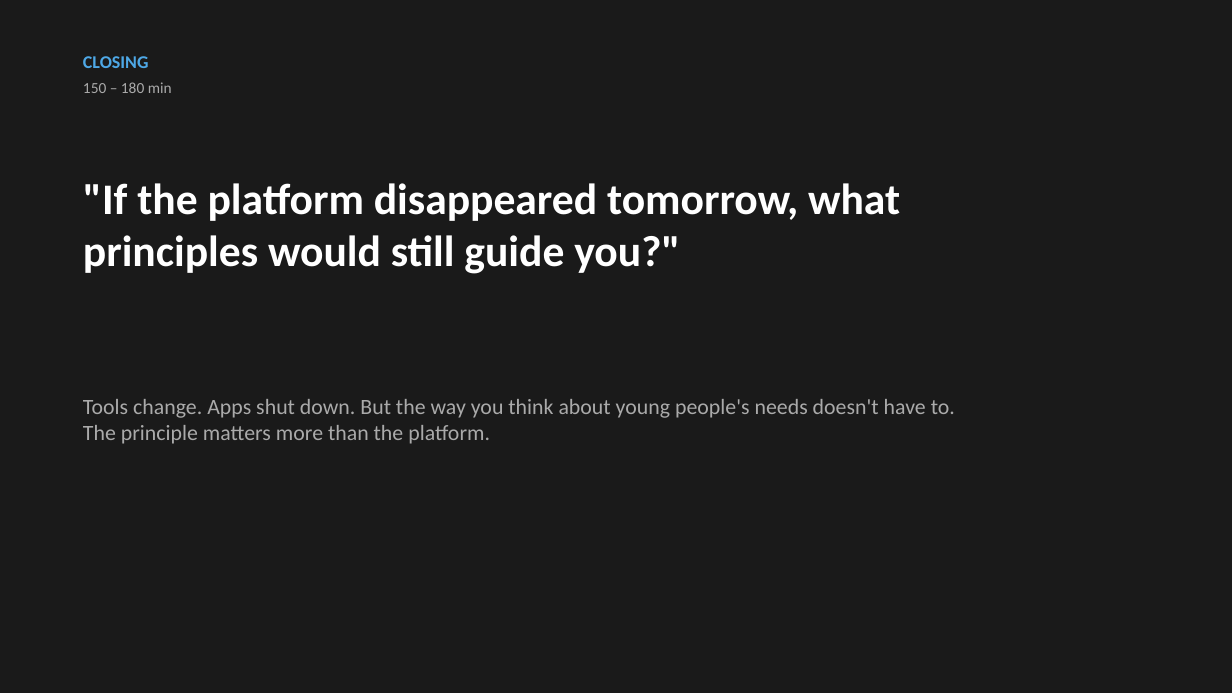
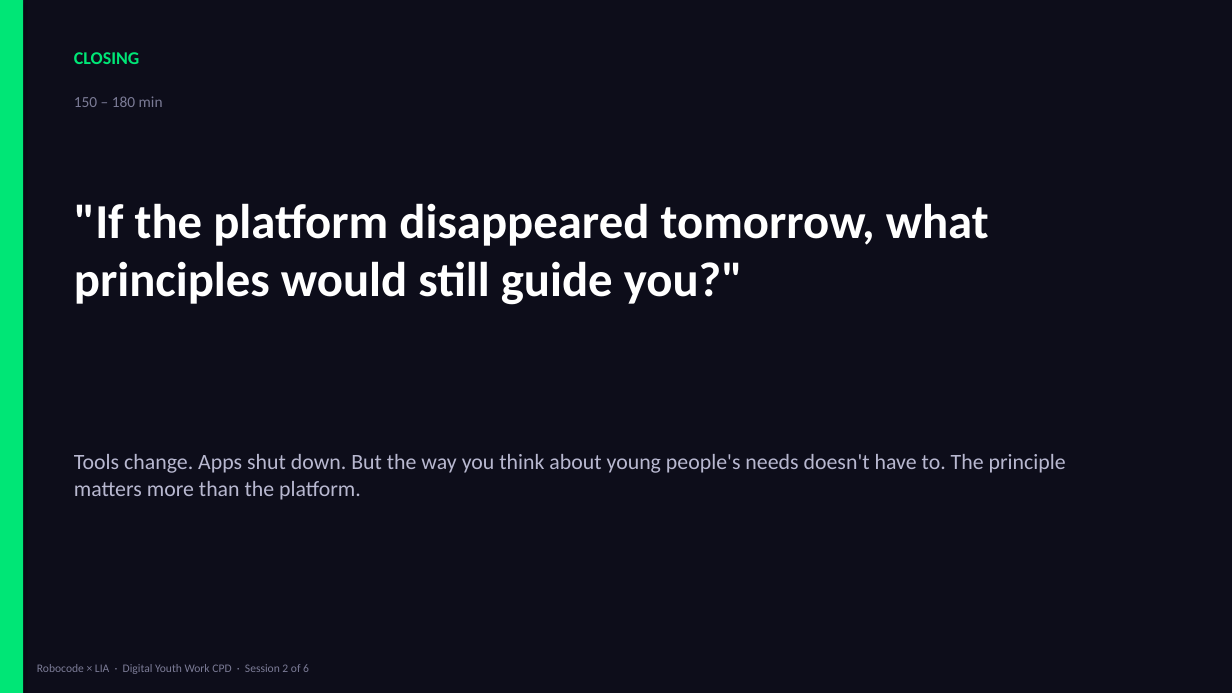
Before and after one commit to bh1ff/cpd-v2, a slide deck: slide 27 of assets/downloads/Session-2-Your-Values-Under-Pressure.pptx (slide 14 before the commit). Drawn at 1232x693 pixels with LibreOffice and Linux fonts; fonts in the diff are those of the drawing. Boxes give left, top, right and bottom in pixels: in the first picture for what was removed or moved away, otherwise in the second. Text is boxed around its words. In the diff, an @@ line names an element or a change of style, - is before the commit and + after.

```diff
--- a/assets/downloads/Session-2-Your-Values-Under-Pressure.pptx
+++ b/assets/downloads/Session-2-Your-Values-Under-Pressure.pptx
@@ background #1A1A1A to #0D0D1A @@
@@ rectangle added at [0,0,23,693], fill #00E676 @@
@@ text "CLOSING" at [74,52,140,64]: text colour #4EA8E6 to #00E676 @@
@@ text "150 – 180 min": place and size @@
-text "150 – 180 min" at [83,82,172,93]
+text "150 – 180 min" at [74,96,163,107]
@@ text "150 – 180 min" at [74,96,163,107]: text colour #AAAAAA to #7B7B96 @@
@@ text ""If the platform disappeared tomorrow, ...": place and size @@
-text ""If the platform disappeared tomorrow, ..." at [83,183,900,274]
+text ""If the platform disappeared tomorrow, ..." at [74,203,989,305]
@@ text ""If the platform disappeared tomorrow, ..." at [74,203,989,305]: size 34 to 38 pt @@
@@ text "Tools change. Apps shut down. ...": place and size @@
-text "Tools change. Apps shut down. ..." at [83,399,955,444]
+text "Tools change. Apps shut down. ..." at [74,454,1066,500]
@@ text "Tools change. Apps shut down. ..." at [74,454,1066,500]: text colour #AAAAAA to #B8B8D0 @@
@@ text added at [37,664,309,674], 9 pt, text #7B7B96 @@
+Robocode × LIA · Digital Youth Work CPD · Session 2 of 6
```
Also in this commit, not shown: 10 other slides changed, 21 slides added, 6 slides removed, 2 other files.
